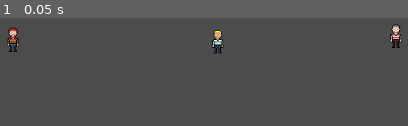
Above: before the commit, frame 1.
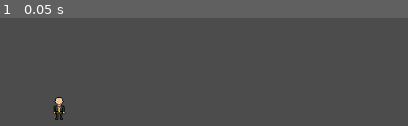
Above: after the commit, the same moment.

Repository: Tzoop/KlausKGitHub
Game: Godot game, scene res://Scenes/MainScene.tscn
Two runs of this game, one before a commit and one after it. Both use one fixed random seed, a clock stepped at 60 frames per second and the inputs below.
Inputs:
- Up to frame 1 (0.05 s): no input

The runs differ from the first frame. In frame 1, 1.7% of the frame differs, in the area x 1-99%, y 5-95%.

Commit message:
Scene geändert

Diff:
--- a/Scenes/MainScene.tscn
+++ b/Scenes/MainScene.tscn
@@ -1,22 +1,10 @@
-[gd_scene load_steps=4 format=2]
+[gd_scene load_steps=2 format=2]
 
-[ext_resource path="res://Sprites/RedHairGuyWithBeard.png" type="Texture" id=1]
-[ext_resource path="res://Sprites/WhiteGuyBlondeHair.png" type="Texture" id=2]
-[ext_resource path="res://Sprites/WhiteGuyGrayHair.png" type="Texture" id=3]
+[ext_resource path="res://Sprites/BaldGuy.png" type="Texture" id=1]
 
 [node name="MainScene" type="Node" index="0"]
 
-[node name="RedHairGuyWithBeard" type="Sprite" parent="." index="0"]
+[node name="BaldGuy" type="Sprite" parent="." index="0"]
 
-position = Vector2( 200.897, 203.292 )
+position = Vector2( 260, 290 )
 texture = ExtResource( 1 )
-
-[node name="WhiteGuyBlondeHair" type="Sprite" parent="." index="1"]
-
-position = Vector2( 463.449, 204.652 )
-texture = ExtResource( 2 )
-
-[node name="WhiteGuyGrayHair" type="Sprite" parent="." index="2"]
-
-position = Vector2( 690.632, 197.85 )
-texture = ExtResource( 3 )
